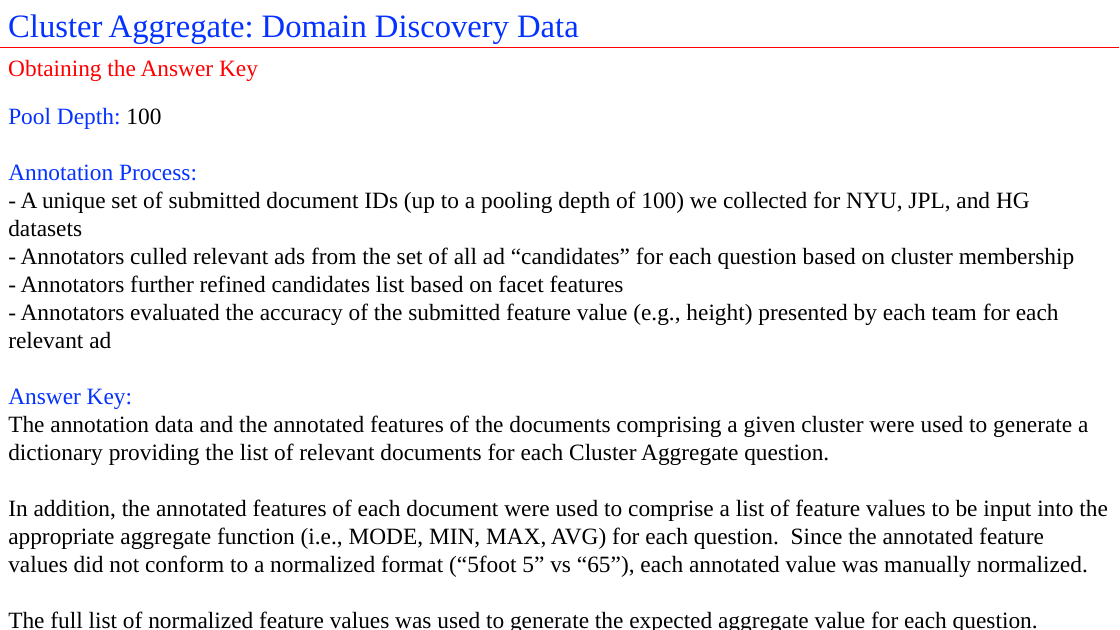
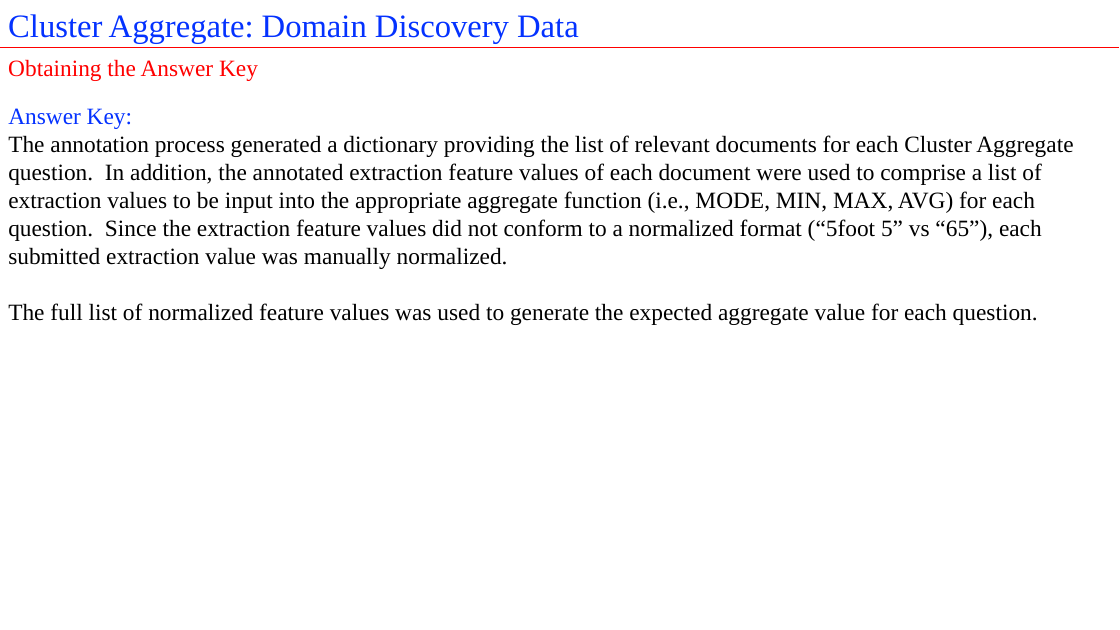
Before and after one commit to istresearch/qpr-fall-2016-eval, a slide deck: slide 33 of evaluation/Fall_2016_QPR_Post_Hoc.pptx (slide 28 before the commit). Drawn at 1120x630 pixels with LibreOffice and Linux fonts; fonts in the diff are those of the drawing. Boxes give left, top, right and bottom in pixels: in the first picture for what was removed or moved away, otherwise in the second. Text is boxed around its words. In the diff, an @@ line names an element or a change of style, - is before the commit and + after.

```diff
--- a/evaluation/Fall_2016_QPR_Post_Hoc.pptx
+++ b/evaluation/Fall_2016_QPR_Post_Hoc.pptx
@@ text at (8,107,1074,349): paragraphs removed @@
-Pool Depth: 100
-Annotation Process:
-- A unique set of submitted document IDs (up to a pooling depth of 100) we collected for NYU, JPL, and HG datasets
-- Annotators culled relevant ads from the set of all ad “candidates” for each question based on cluster membership
-- Annotators further refined candidates list based on facet features
-- Annotators evaluated the accuracy of the submitted feature value (e.g., height) presented by each team for each relevant ad
@@ text at (8,135,1073,269): text changed @@
-The annotation data and the annotated features of the documents comprising a given cluster were used to generate a dictionary providing the list of relevant documents for each Cluster Aggregate question.
-In addition, the annotated features of each document were used to comprise a list of feature values to be input into the appropriate aggregate function (i.e., MODE, MIN, MAX, AVG) for each question. Since the annotated feature values did not conform to a normalized format (“5foot 5” vs “65”), each annotated value was manually normalized.
+The annotation process generated a dictionary providing the list of relevant documents for each Cluster Aggregate question. In addition, the annotated extraction feature values of each document were used to comprise a list of extraction values to be input into the appropriate aggregate function (i.e., MODE, MIN, MAX, AVG) for each question. Since the extraction feature values did not conform to a normalized format (“5foot 5” vs “65”), each submitted extraction value was manually normalized.
```
Also in this commit, not shown: 29 other slides changed, 9 slides added, 2 other files.
